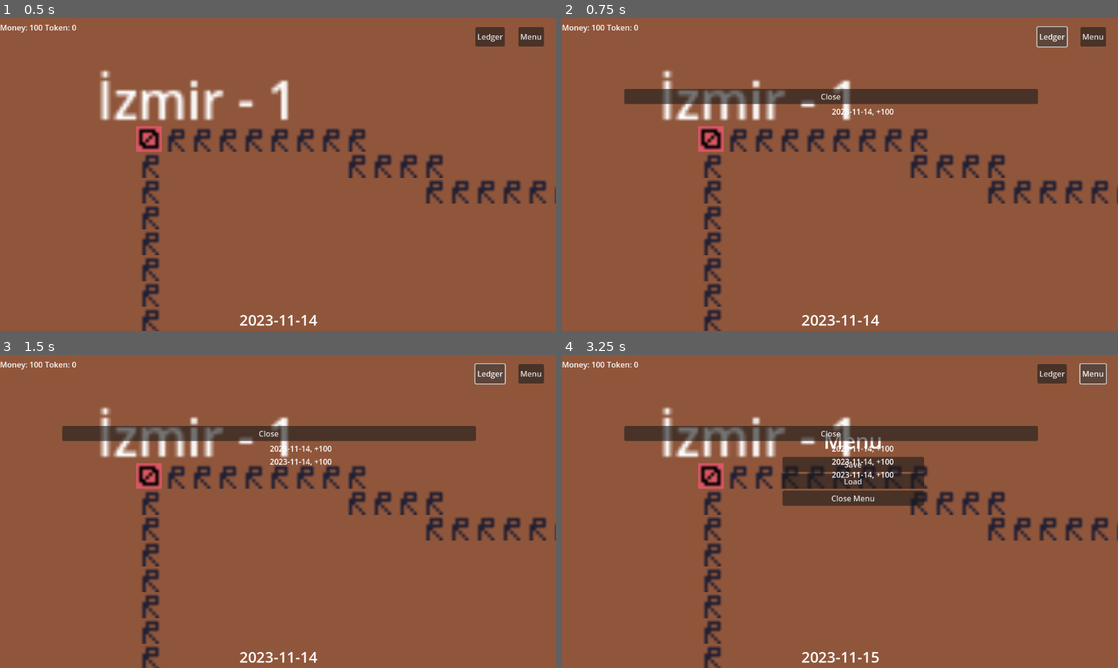
Above: before the commit, frames 1-4 (two rows, left to right).
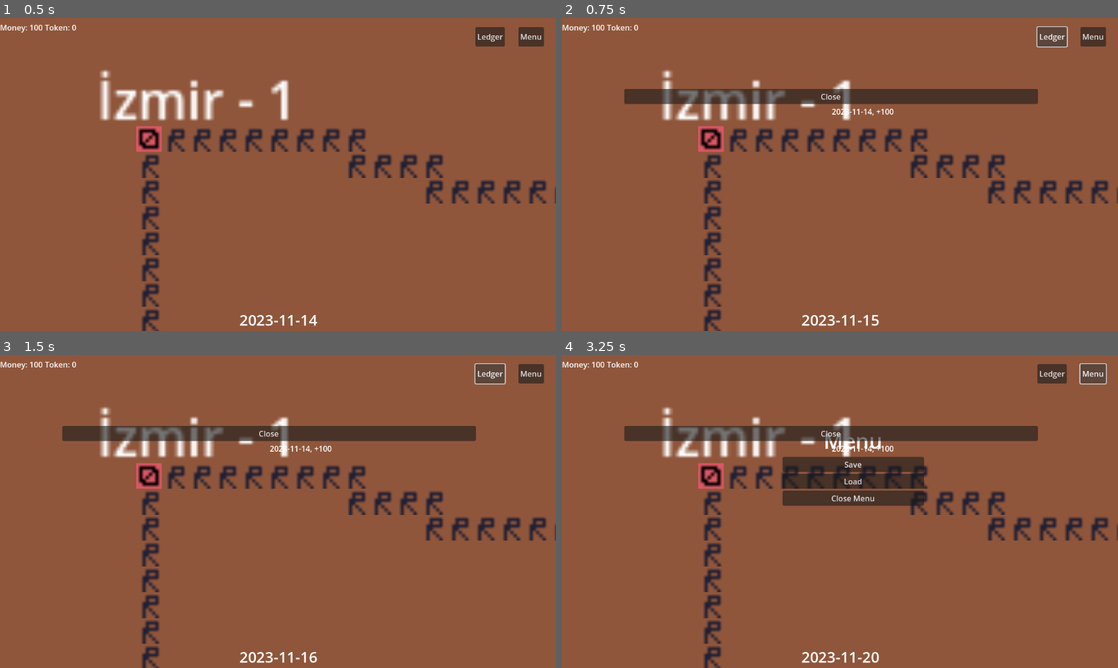
Above: after the commit, the same moments.

Repository: yigitozdemir/GLorryCorp
Game: Godot game, scene res://scenes/main_scenes/game_scene/game_scene.tscn
Two runs of this game, one before a commit and one after it. Both use one fixed random seed, a clock stepped at 60 frames per second and the inputs below.
Inputs:
- Up to frame 1 (0.5 s): no input
- Up to frame 2 (0.75 s): click "Ledger" at 0.5 s
- Up to frame 3 (1.5 s): click "Ledger" at 1.25 s
- Up to frame 4 (3.25 s): click "Ledger" at 2 s; click "Menu" at 2.75 s

Frame 1 is identical in both runs. In frame 2, less than 0.1% of the frame differs, in the area x 55-58%, y 94-99%; in frame 3, 0.1%; in frame 4, 0.3%, in the area x 48-60%, y 33-99%.

Commit message:
41, 42, 43

Diff:
--- a/scenes/lorry/Lorry.gd
+++ b/scenes/lorry/Lorry.gd
@@ -30,6 +30,11 @@
 @export var status: TruckStatus = TruckStatus.Idle
 @export var speed: float = 2
 @export var cost: int = 100
+@export var total_kilometers: float = 0
+
+@export_category("Errors")
+## car breakdown possibility on each frame
+@export var breakdown_possibility = 0.1
 
 @export_category("Containing resources")
 @export var con_coal: int
@@ -45,6 +50,7 @@
 @export var cost_per_distance: float = 1.0 ## pay per distance unit
 
 var finish_pos = Vector2(558, 188)
+@onready var random: RandomNumberGenerator = RandomNumberGenerator.new()
 
 # Called when the node enters the scene tree for the first time.
 func _ready():
@@ -168,10 +174,16 @@
 		nav_agent.set_velocity(new_velocity)
 		_on_nav_agent_velocity_computed(new_velocity)
 
+		var rnd = random.randf()
+		if rnd < breakdown_possibility:
+			print("this is broken")
+
 	if status == TruckStatus.Dumping:
 		going_to_city.demand_coal -= con_coal
 		going_to_city.demand_iron -= con_iron
 		going_to_city.demand_workforce -= con_workforce
+
+		total_kilometers += destination_distance
 
 		get_player_resources().set_money(get_player_resources().get_money() + (destination_distance * cost_per_distance))
 		con_coal = 0
--- a/scenes/lorry/Lorry.tscn
+++ b/scenes/lorry/Lorry.tscn
@@ -16,6 +16,7 @@
 type = 1
 capacity = 12
 speed = 10.0
+breakdown_possibility = 0.002
 
 [node name="nav_agent" type="NavigationAgent2D" parent="."]
 path_desired_distance = 4.0
--- a/scenes/main_scenes/game_scene/game_scene.gd
+++ b/scenes/main_scenes/game_scene/game_scene.gd
@@ -42,6 +42,7 @@
 	container_lorry.add_child(lorry_instance)
 	hide_city_menu()
 func _process(_delta):
+	Engine.time_scale = 4
 	# update res & demand amounts on screen live
 	if $ui_canvas/city_menu.visible:
 		res_coal_label.text = str(get_selected_city().res_coal)
@@ -129,6 +130,7 @@
 			"pos_y": l.position.y,
 			"nav_pos_x": l.get_node("nav_agent").target_position.x,
 			"nav_pos_y": l.get_node("nav_agent").target_position.y,
+			"total_kilometers": l.total_kilometers
 		}
 		save_data.data.lorries.append(lorry_data)
 		pass
@@ -188,6 +190,7 @@
 		lorry_instance.get_node("nav_agent").target_position = Vector2(l.nav_pos_x, l.nav_pos_y)
 		lorry_instance.status = l.Status
 		lorry_instance.going_to_city = $map.get_city_by_name(l.going_to_city_name)
+		lorry_instance.total_kilometers = l.total_kilometers
 		$container_lorry.add_child(lorry_instance)
 	for c in data.cities:
 		var city: City = $map.get_city_by_name(c.name)
@@ -220,18 +223,17 @@
 
 
 func _on_btn_ledger_button_up():
-	for data in ledger.get_data():
-		if data.ie == ChangeType.Income:
-			var lbl = Label.new()
-			lbl.text = data.date + ", +" + str(data.amount)
-			income_container.add_child(lbl)
-			pass
-		if data.ie == ChangeType.Expense:
-			var lbl = Label.new()
-			lbl.text = data.date + ", -" + str(data.amount)
-			expense_container.add_child(lbl)
-			pass
-	ledger_container.show()
+	if not ledger_container.visible:
+		for data in ledger.get_data():
+			if data.ie == ChangeType.Income:
+				var lbl = Label.new()
+				lbl.text = data.date + ", +" + str(data.amount)
+				income_container.add_child(lbl)
+			if data.ie == ChangeType.Expense:
+				var lbl = Label.new()
+				lbl.text = data.date + ", -" + str(data.amount)
+				expense_container.add_child(lbl)
+		ledger_container.show()
 	pass
 func _on_close_ledger_container_button_up():
 	for c in expense_container.get_children():
--- a/scenes/main_scenes/ledger/ledger.gd
+++ b/scenes/main_scenes/ledger/ledger.gd
@@ -6,7 +6,7 @@
 
 ## add new accounting data to existing entries
 func add_entry(new_entry) -> void:
-	print("New Entry: " + str (new_entry))
+	#print("New Entry: " + str (new_entry))
 	_data.append(new_entry)
 	pass
 func get_data() -> Array:
Not shown, changed: TODOList.txt
